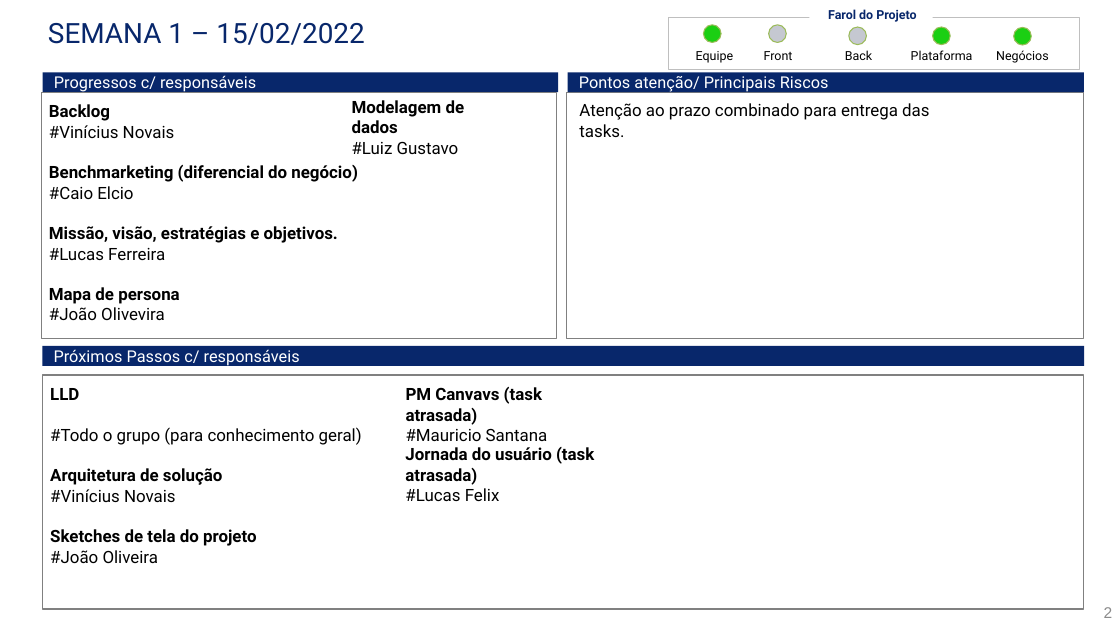
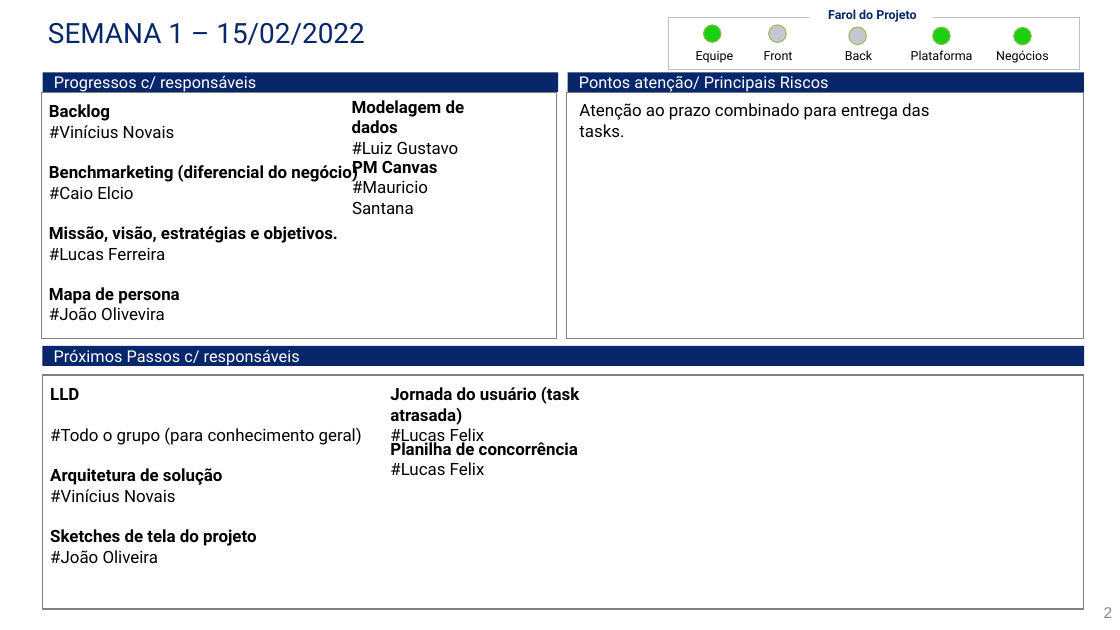
Before and after one commit to Caio-Elcio/2WORK-Mobile, a slide deck: slide 2 of Documentos/Status Report/StatusReport.pptx. Drawn at 1120x630 pixels with LibreOffice and Linux fonts; fonts in the diff are those of the drawing. Boxes give left, top, right and bottom in pixels: in the first picture for what was removed or moved away, otherwise in the second. Text is boxed around its words. In the diff, an @@ line names an element or a change of style, - is before the commit and + after.

```diff
--- a/Documentos/Status Report/StatusReport.pptx
+++ b/Documentos/Status Report/StatusReport.pptx
@@ text "PM Canvas": place and size @@
-text "PM Canvas" at [406,387,548,441]
+text "PM Canvas" at [352,160,438,214]
@@ text at [352,160,438,178]: text changed @@
-PM Canvavs (task atrasada)
+PM Canvas
@@ text "Jornada do usuário (task atrasada)" rewrapped from [405,447,594,501] to [390,387,579,446] @@
@@ text added at [390,440,578,475], 16 pt, text #000000, bold @@
+Planilha de concorrência
+#Lucas Felix
```
Also in this commit, not shown: 1 slide added.
